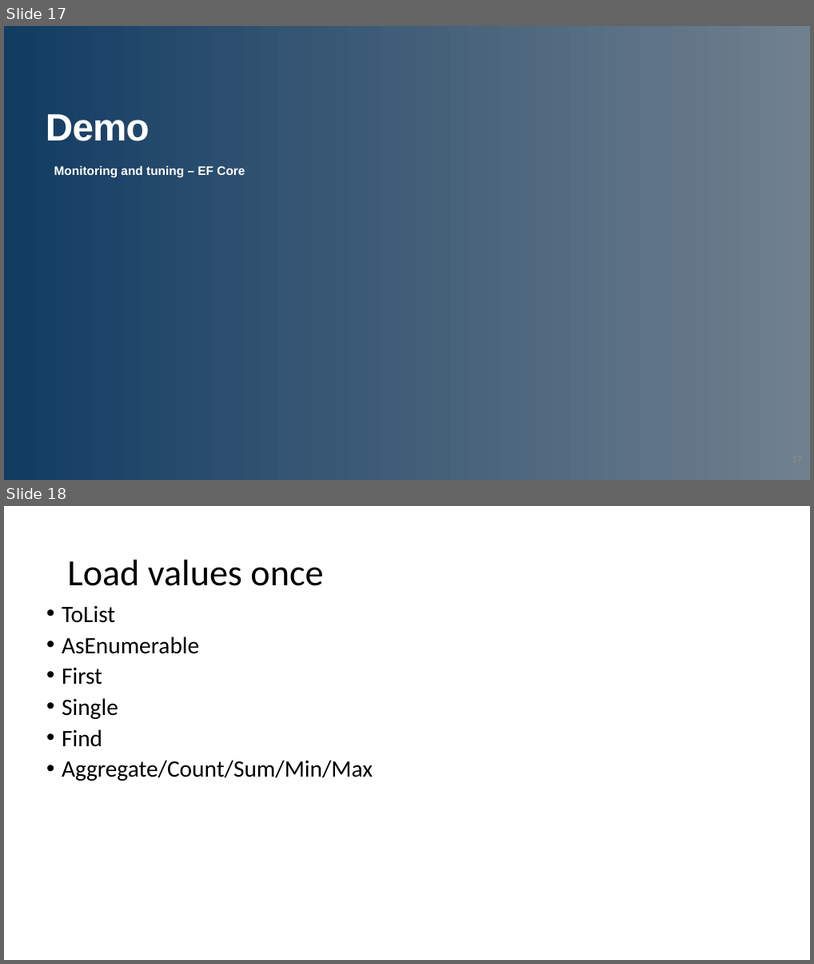
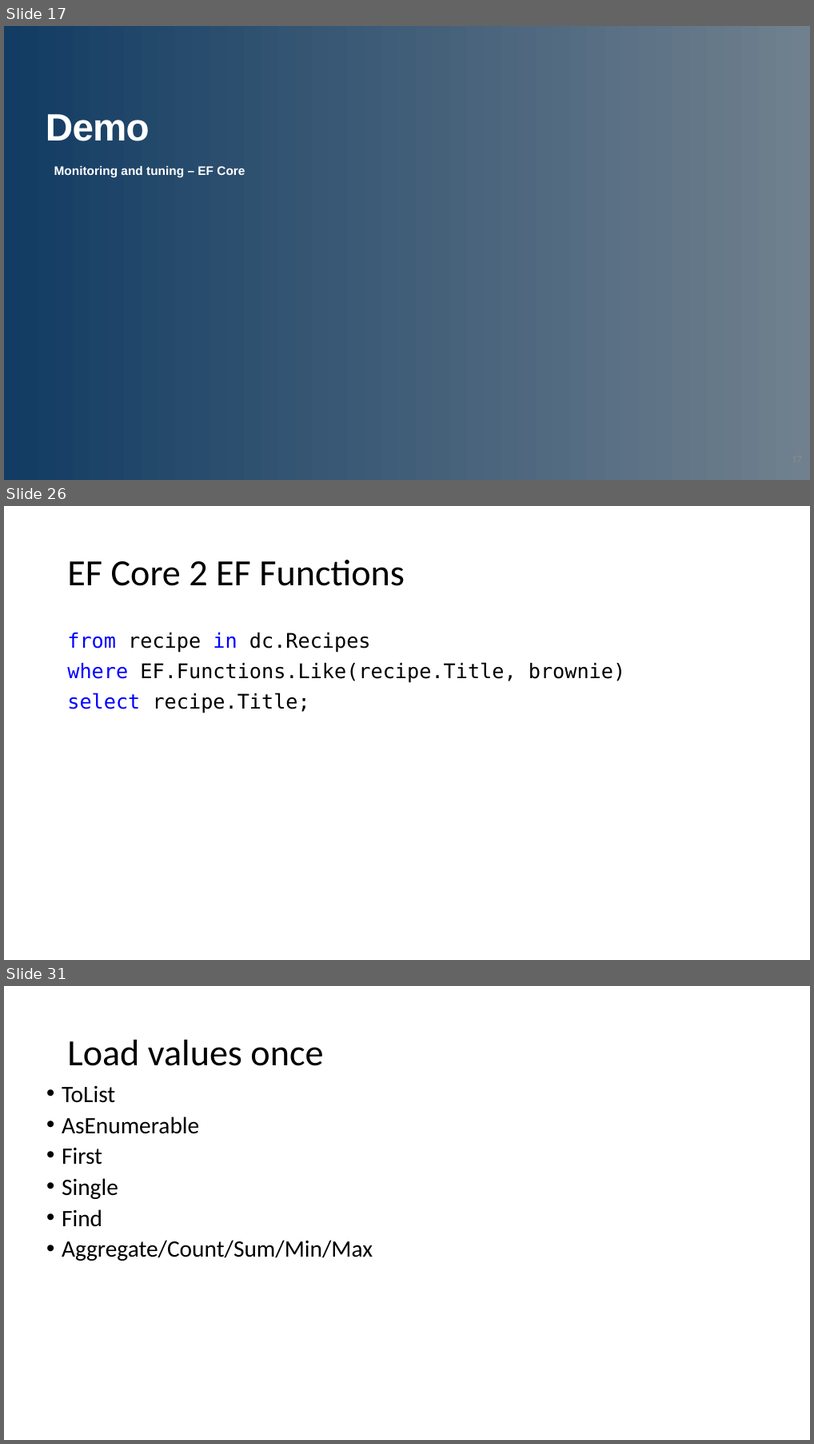
Before and after one commit to jwooley/RecipeWebApi, a slide deck: EFPerf.pptx. Shown one above the other, each under a label of ours: slides 17 and 18 before the commit, slides 17, 26 and 31 after it; the slides between them are not shown. The pictures are 814x964 and 814x1444 pixels, drawn with LibreOffice and Linux fonts; fonts in the diff are those of the drawing; background and template pictures are left out. Boxes give left, top, right and bottom in pixels: in the first picture for what was removed or moved away, otherwise in the second. Text is boxed around its words. In the diff, an @@ line names an element or a change of style, - is before the commit and + after.

Commit message:
Updating slides for EF Core enhancements

```diff
--- a/EFPerf.pptx
+++ b/EFPerf.pptx
@@ slide 26 added at (x1=4, y1=506, x2=810, y2=960), background #FFFFFF @@
@@ title added at (x1=67, y1=560, x2=405, y2=586), 33 pt, text #000000 @@
+EF Core 2 EF Functions
@@ text added at (x1=67, y1=632, x2=626, y2=713), 18 pt, text #000000 @@
+from recipe in dc.Recipes
+where EF.Functions.Like(recipe.Title, brownie)
+select recipe.Title;
@@ what was slide 18 is now slide 31 @@
```
Also in this commit, not shown: 1 slide changed, 12 other slides added.
